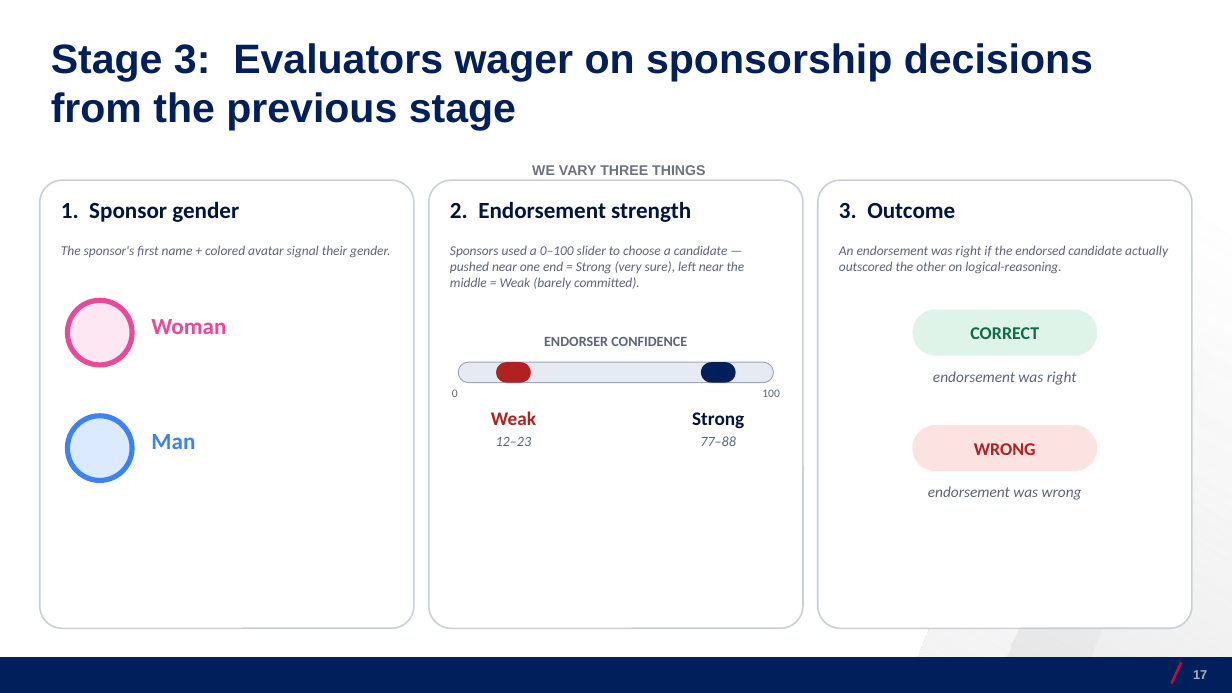
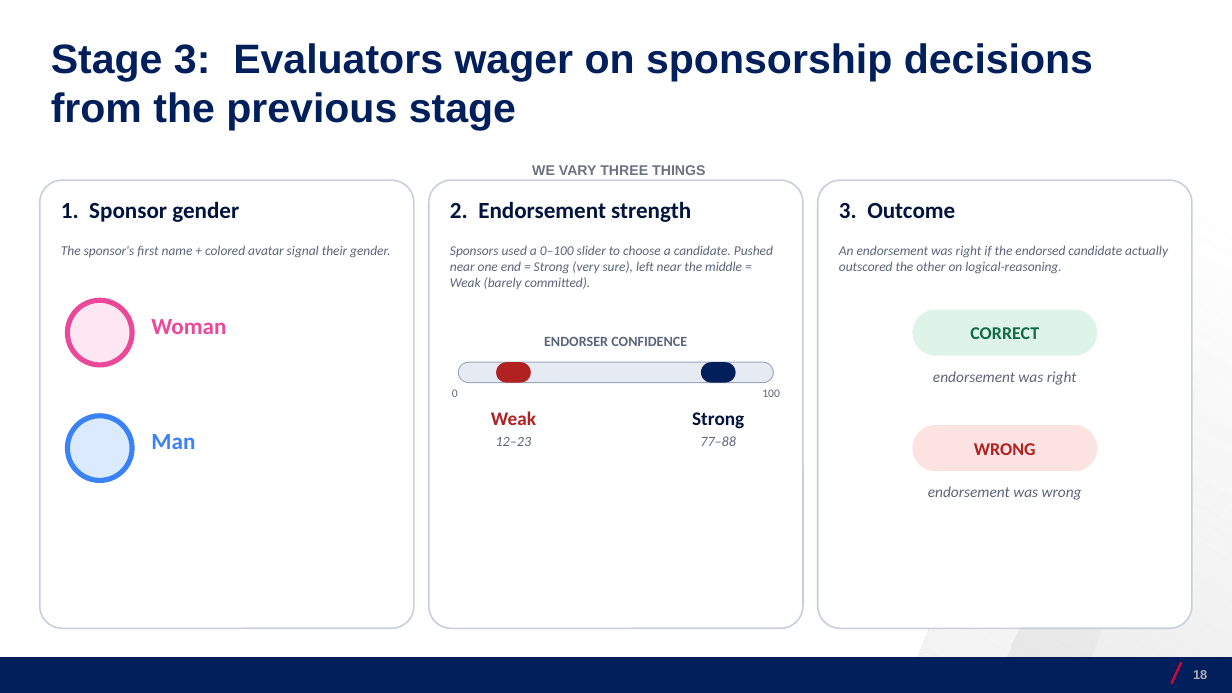
Before and after one commit to josecerv/sponsorship-network, a slide deck: slide 18 of docs/UChicago-0410.pptx (slide 17 before the commit). Drawn at 1232x693 pixels with LibreOffice and Linux fonts; fonts in the diff are those of the drawing; background and template pictures are left out. Boxes give left, top, right and bottom in pixels: in the first picture for what was removed or moved away, otherwise in the second. Text is boxed around its words. In the diff, an @@ line names an element or a change of style, - is before the commit and + after.

```diff
--- a/docs/UChicago-0410.pptx
+++ b/docs/UChicago-0410.pptx
@@ text at [450,245,773,289]: text changed @@
-Sponsors used a 0–100 slider to choose a candidate — pushed near one end = Strong (very sure), left near the middle = Weak (barely committed).
+Sponsors used a 0–100 slider to choose a candidate. Pushed near one end = Strong (very sure), left near the middle = Weak (barely committed).
@@ page number at [1193,670,1207,679]: text changed @@
-17
+18
```
Also in this commit, not shown: 14 other slides changed, 2 slides added, 2 slides removed, 18 other files.
